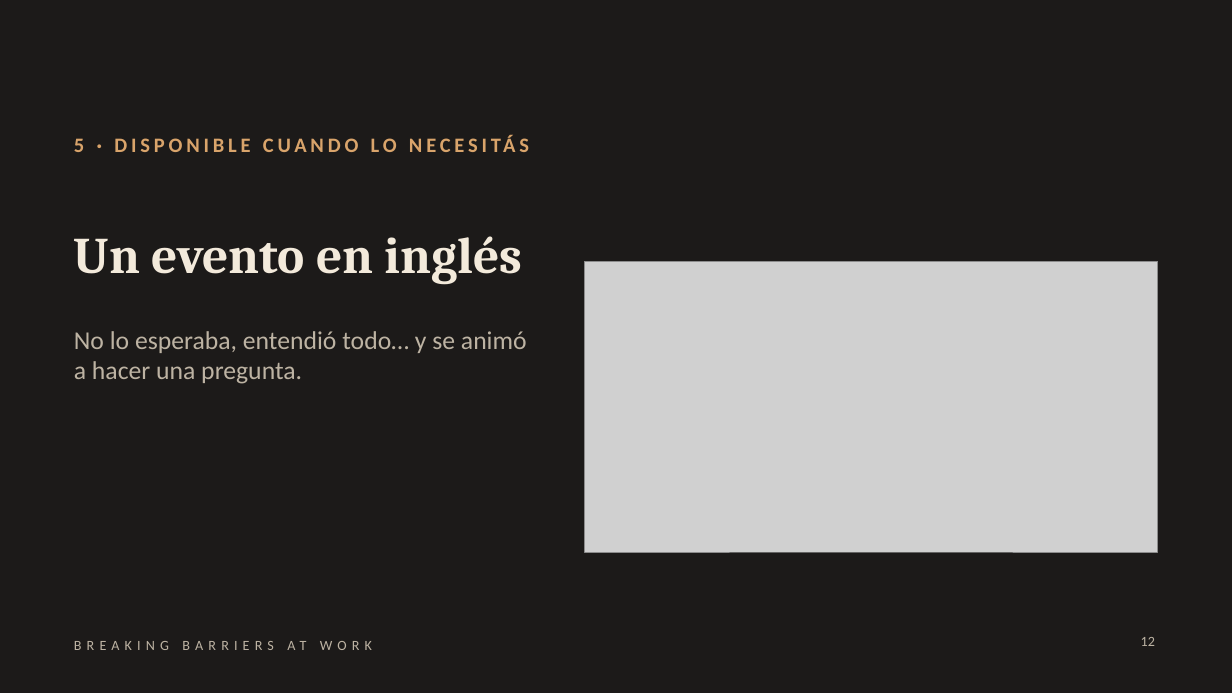
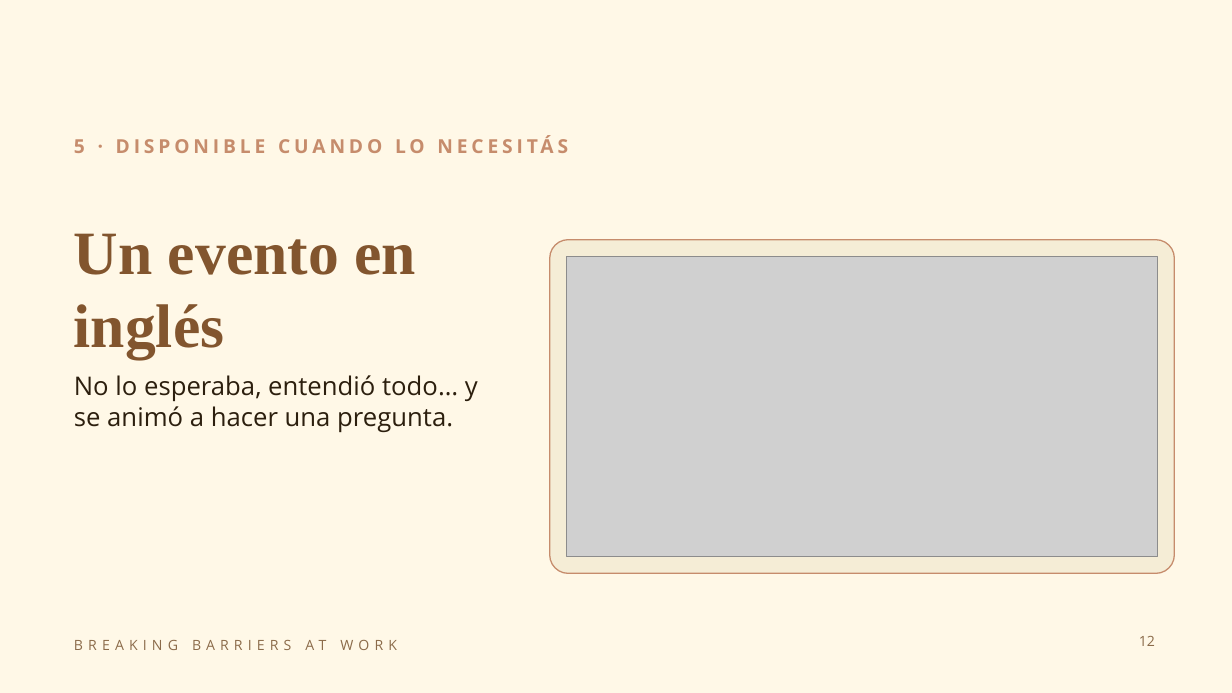
Before and after one commit to florenciapersico-ctrl/brakingbarriersatwork, a slide deck: slide 12 of contenido/vsl/Placas_VSL_AT_WORK_@breakingbarriers.atwork.pptx. Drawn at 1232x693 pixels with LibreOffice and Linux fonts; fonts in the diff are those of the drawing; grey boxes stand for pictures. Boxes give left, top, right and bottom in pixels: in the first picture for what was removed or moved away, otherwise in the second. Text is boxed around its words. In the diff, an @@ line names an element or a change of style, - is before the commit and + after.

```diff
--- a/contenido/vsl/Placas_VSL_AT_WORK_@breakingbarriers.atwork.pptx
+++ b/contenido/vsl/Placas_VSL_AT_WORK_@breakingbarriers.atwork.pptx
@@ background #1C1A19 to #FFF8E7 @@
@@ text "5 · DISPONIBLE CUANDO LO ..." at (74, 139, 85, 153): size 16 to 15 pt, font Calibri to Open Sans, text colour #D9A46B to #C68C6C @@
@@ text "Un evento en inglés" at (74, 233, 416, 359): size 40 to 48 pt, font Cambria to Times New Roman, text colour #F3EADB to #82552E @@
@@ rounded rectangle added at (550, 239, 1175, 573), fill #F5EDD6, outline #C68C6C 1 pt @@
@@ picture: place and size @@
-picture at (585, 262, 1158, 553)
+picture at (567, 256, 1158, 556)
@@ text "No lo esperaba, entendió todo… ...": place and size @@
-text "No lo esperaba, entendió todo… ..." at (74, 331, 527, 384)
+text "No lo esperaba, entendió todo… ..." at (74, 375, 478, 432)
@@ text "No lo esperaba, entendió todo… ..." at (74, 375, 478, 432): font Calibri to Open Sans, text colour #BDB3A3 to #2C1F0E @@
@@ text "BREAKING BARRIERS AT WORK" at (74, 640, 397, 650): font Calibri to Open Sans, text colour #BDB3A3 to #8B6B4A @@
@@ page number at (1139, 636, 1155, 646): font Calibri to Open Sans, text colour #BDB3A3 to #8B6B4A @@
```
Also in this commit, not shown: 27 other slides changed, 11 other files.
